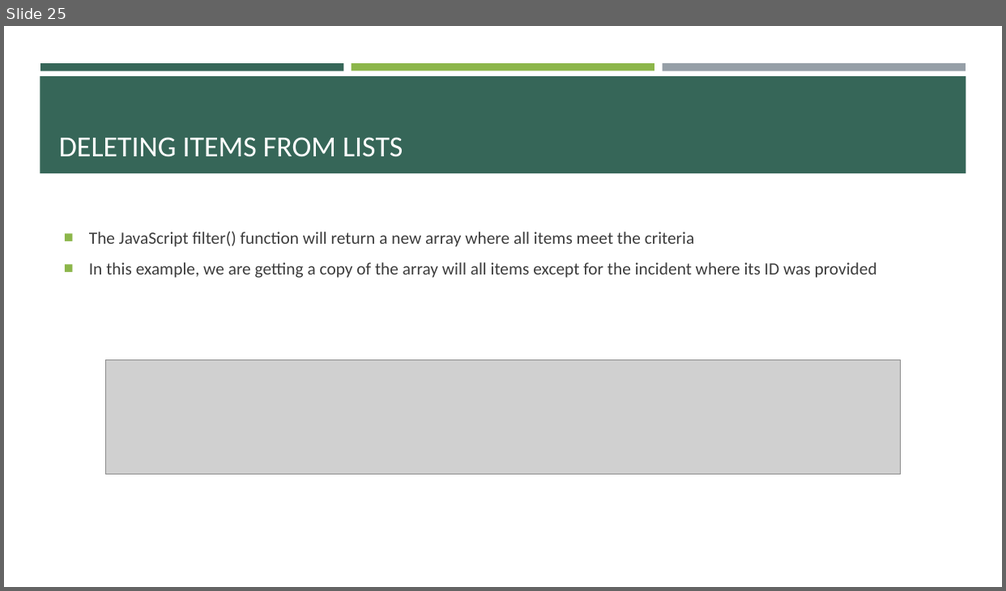
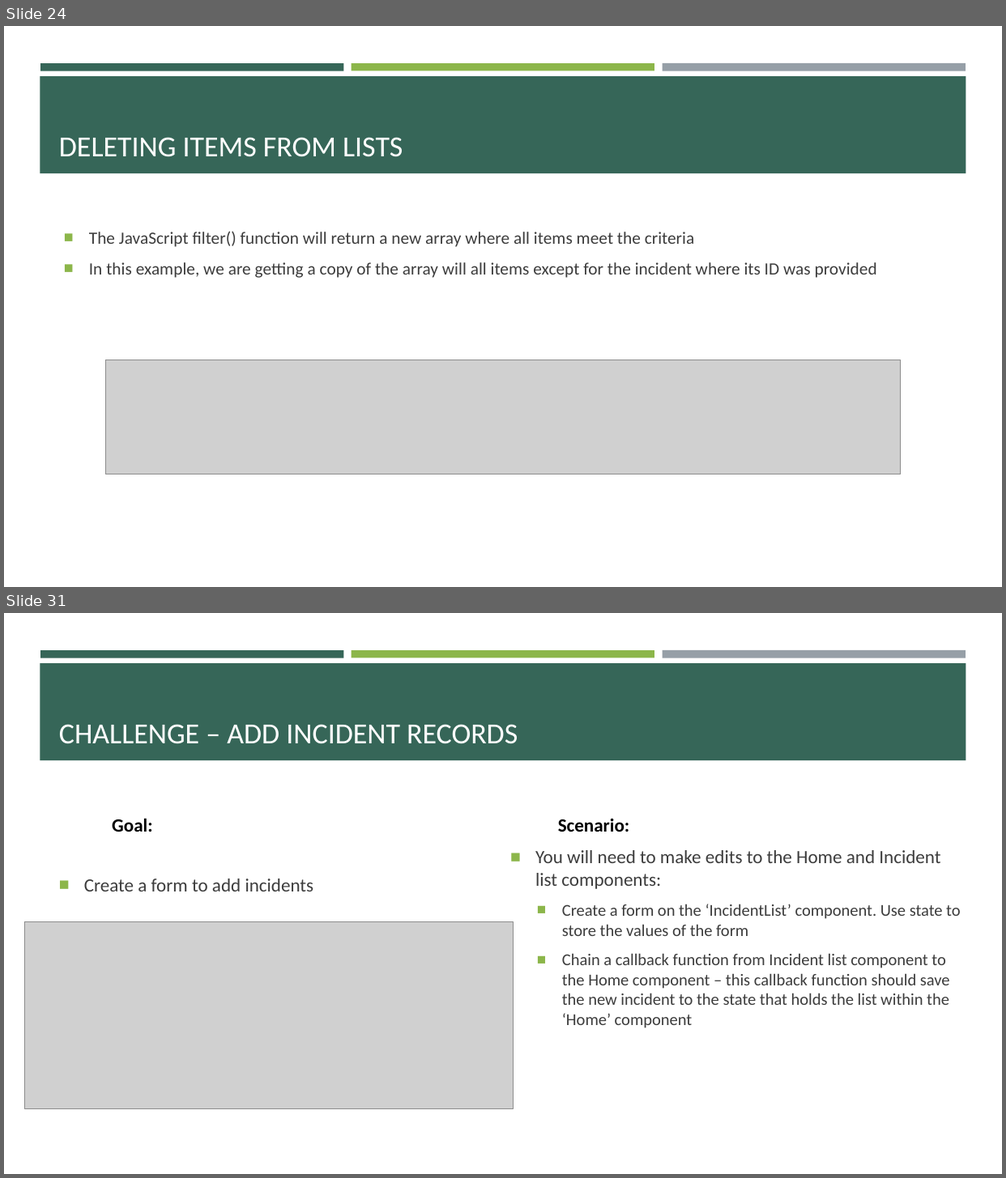
Before and after one commit to e-m-wilson/SNOW, a slide deck: Week_2/React.pptx. Shown one above the other, each under a label of ours: slide 25 before the commit, slides 24 and 31 after it; the slides between them are not shown. The pictures are 1006x591 and 1006x1178 pixels, drawn with LibreOffice and Linux fonts; fonts in the diff are those of the drawing; grey boxes stand for pictures. Boxes give left, top, right and bottom in pixels: in the first picture for what was removed or moved away, otherwise in the second. Text is boxed around its words. In the diff, an @@ line names an element or a change of style, - is before the commit and + after.

Commit message:
new incident list

```diff
--- a/Week_2/React.pptx
+++ b/Week_2/React.pptx
@@ slide 31 added at [4, 613, 1002, 1174], background #FFFFFF; not listed: 4 template elements that a slide beside it also shows @@
@@ title added at [59, 724, 518, 744], 28 pt, text #FFFFFF @@
+CHALLENGE – ADD INCIDENT RECORDS
@@ text added at [112, 818, 153, 832], 18 pt, text #000000, bold @@
+Goal:
@@ text added at [558, 819, 630, 832], 18 pt, text #000000, bold @@
+Scenario:
@@ text added at [535, 850, 960, 1029], 16 pt, text #3D3D3D @@
+■ You will need to make edits to the Home and Incident list components:
+  ■ Create a form on the ‘IncidentList’ component. Use state to store the values of the form
+  ■ Chain a callback function from Incident list component to the Home component – this callback function should save the new incident to the state that holds the list within the ‘Home’ component
@@ text added at [84, 879, 314, 892], 18 pt, text #3D3D3D @@
+■ Create a form to add incidents
@@ picture added at [25, 922, 513, 1110] @@
@@ what was slide 25 is now slide 24 @@
```
Also in this commit, not shown: 6 slides changed, 4 other slides added, 2 other files.
